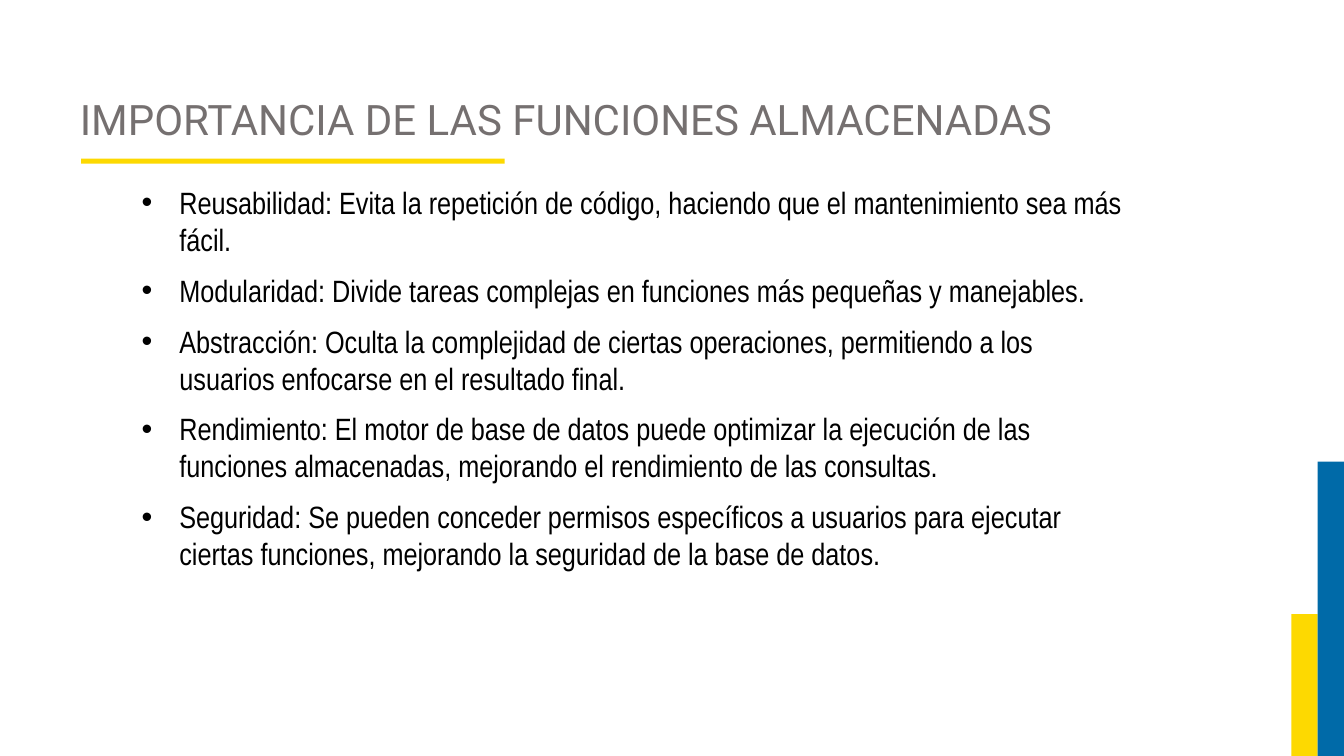
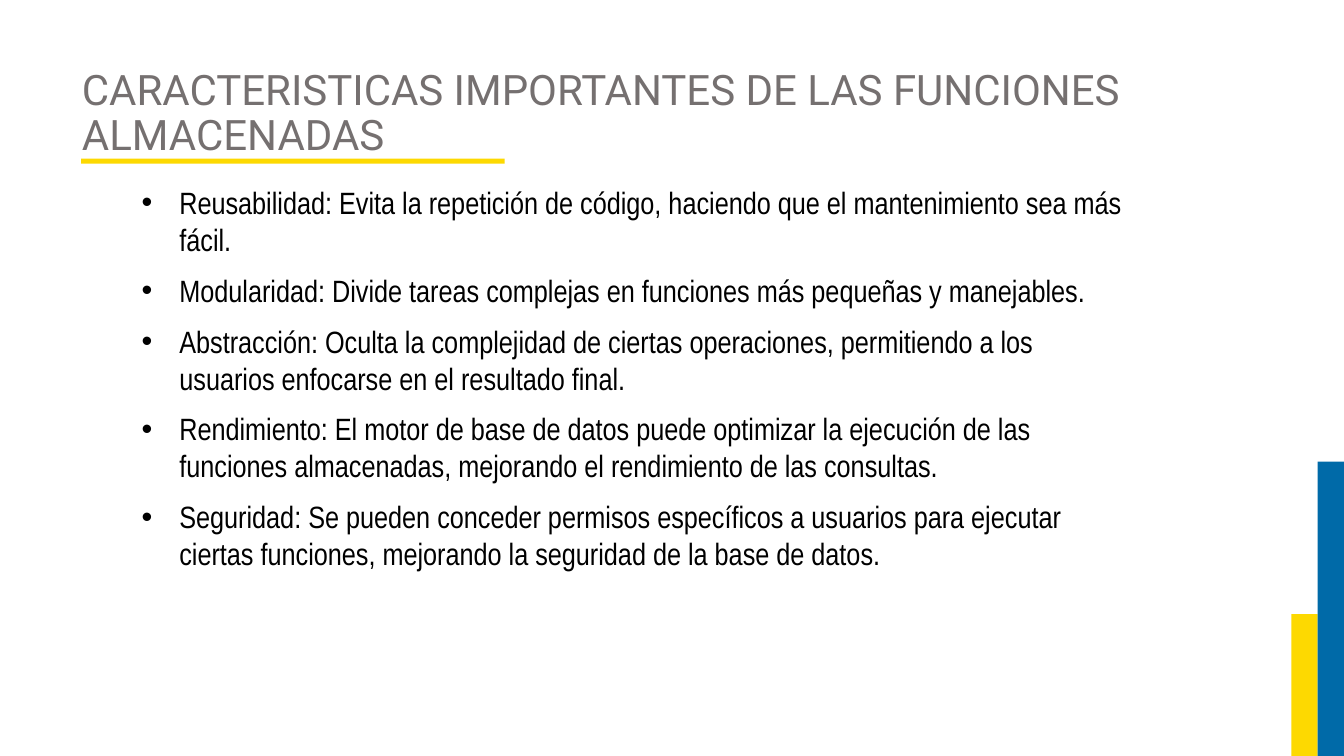
Before and after one commit to JorgeAlejandroAguirreGutierrez/proyecto-luis, a slide deck: slide 64 of Curso Base de Datos 2/DIAPOSITIVAS BASES DE DATOS 2.pptx (slide 63 before the commit). Drawn at 1344x756 pixels with LibreOffice and Linux fonts; fonts in the diff are those of the drawing; background and template pictures are left out. Boxes give left, top, right and bottom in pixels: in the first picture for what was removed or moved away, otherwise in the second. Text is boxed around its words. In the diff, an @@ line names an element or a change of style, - is before the commit and + after.

```diff
--- a/Curso Base de Datos 2/DIAPOSITIVAS BASES DE DATOS 2.pptx
+++ b/Curso Base de Datos 2/DIAPOSITIVAS BASES DE DATOS 2.pptx
@@ title at [82, 75, 1120, 160]: text changed @@
-IMPORTANCIA DE LAS FUNCIONES ALMACENADAS
+CARACTERISTICAS IMPORTANTES DE LAS FUNCIONES ALMACENADAS
```
Also in this commit, not shown: 4 other slides changed, 16 slides added, 8 slides removed, 22 other files.
